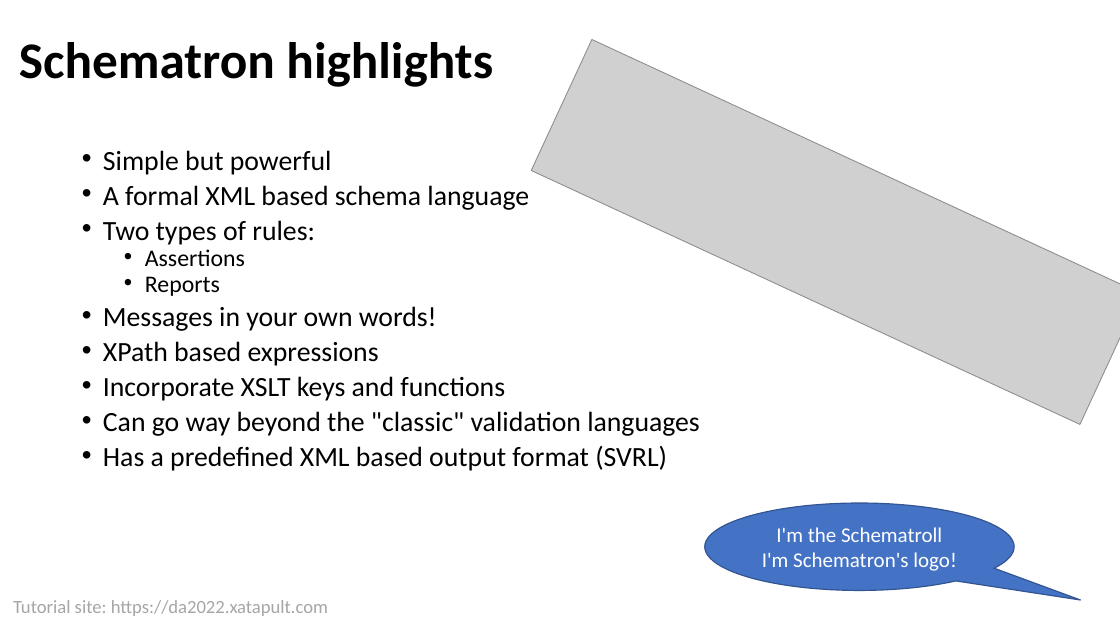
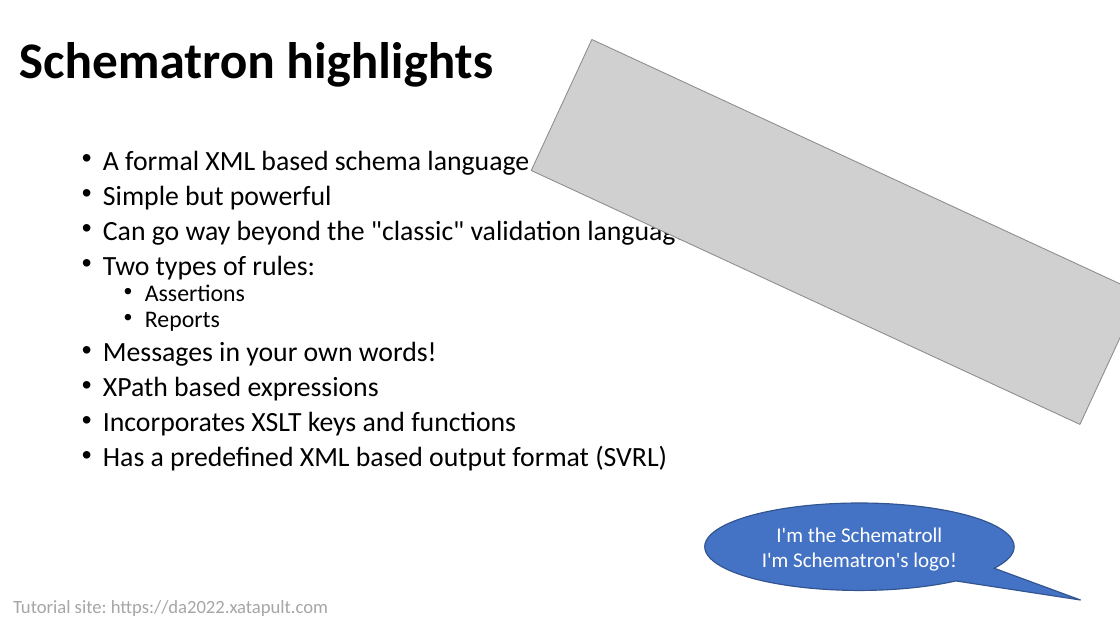
Before and after one commit to xatapult/da-2022-schematron, a slide deck: slide 4 of presentation/Schematron Tutorial DA 2022.pptx. Drawn at 1120x630 pixels with LibreOffice and Linux fonts; fonts in the diff are those of the drawing; grey boxes stand for pictures; background and template pictures are left out. Boxes give left, top, right and bottom in pixels: in the first picture for what was removed or moved away, otherwise in the second. Text is boxed around its words. In the diff, an @@ line names an element or a change of style, - is before the commit and + after.

```diff
--- a/presentation/Schematron Tutorial DA 2022.pptx
+++ b/presentation/Schematron Tutorial DA 2022.pptx
@@ text at [103, 150, 529, 175]: paragraph added @@
+• A formal XML based schema language
@@ text at [103, 217, 700, 247]: text changed @@
-• A formal XML based schema language
+• Can go way beyond the "classic" validation languages
@@ text at [103, 411, 516, 436]: text changed @@
-• Incorporate XSLT keys and functions
-• Can go way beyond the "classic" validation languages
+• Incorporates XSLT keys and functions
```
Also in this commit, not shown: 5 other slides changed, 5 slides added, 32 other files.
